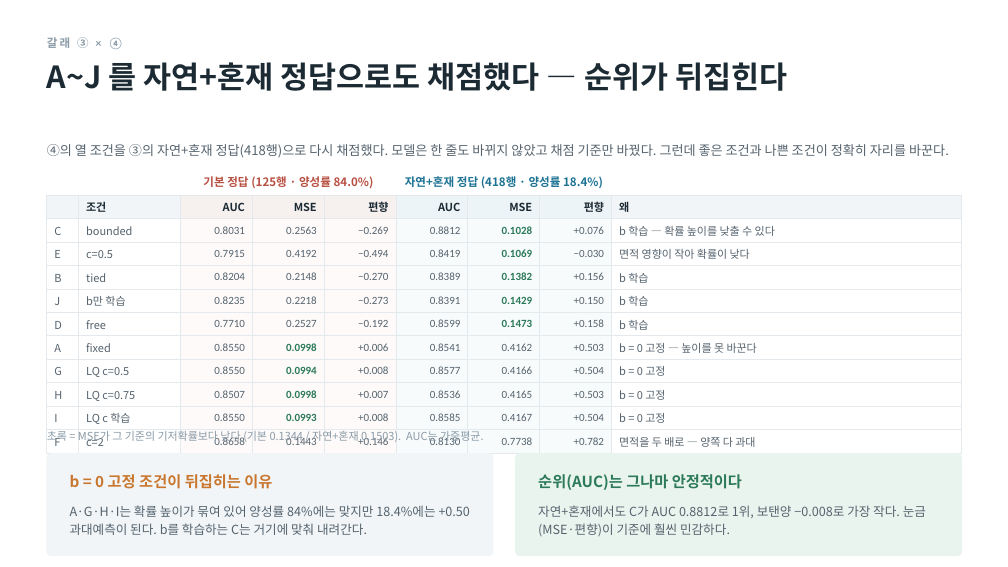
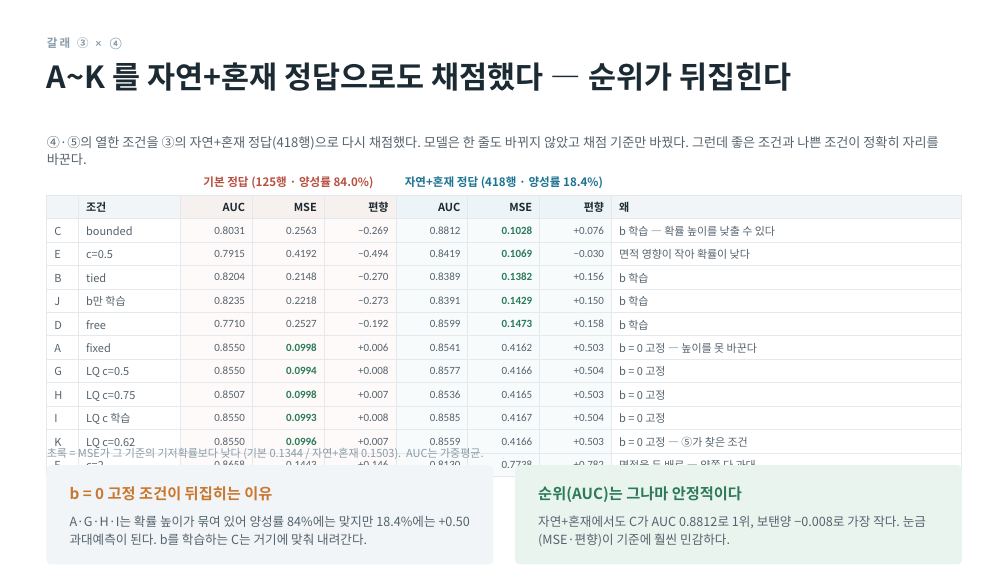
Before and after one commit to minji1217/pilotA-minji, a slide deck: slide 21 of docs/후속실험3_발표.pptx. Drawn at 1008x567 pixels with LibreOffice and Linux fonts; fonts in the diff are those of the drawing. Boxes give left, top, right and bottom in pixels: in the first picture for what was removed or moved away, otherwise in the second. Text is boxed around its words. In the diff, an @@ line names an element or a change of style, - is before the commit and + after.

```diff
--- a/docs/후속실험3_발표.pptx
+++ b/docs/후속실험3_발표.pptx
@@ text at box(47, 62, 791, 91): text changed @@
-A~J 를 자연+혼재 정답으로도 채점했다 — 순위가 뒤집힌다
+A~K 를 자연+혼재 정답으로도 채점했다 — 순위가 뒤집힌다
@@ text at box(47, 136, 939, 165): text changed @@
-④의 열 조건을 ③의 자연+혼재 정답(418행)으로 다시 채점했다. 모델은 한 줄도 바뀌지 않았고 채점 기준만 바꿨다. 그런데 좋은 조건과 나쁜 조건이 정확히 자리를 바꾼다.
+④·⑤의 열한 조건을 ③의 자연+혼재 정답(418행)으로 다시 채점했다. 모델은 한 줄도 바뀌지 않았고 채점 기준만 바꿨다. 그런데 좋은 조건과 나쁜 조건이 정확히 자리를 바꾼다.
@@ table at box(47, 195, 962, 472) @@
+row 11: K | LQ c=0.62 | 0.8550 | 0.0996 | +0.007 | 0.8559 | 0.4166 | +0.503 | b = 0 고정 — ⑤가 찾은 조건
@@ text "초록 = MSE가 그 기준의 ...": place and size @@
-text "초록 = MSE가 그 기준의 ..." at box(47, 431, 483, 445)
+text "초록 = MSE가 그 기준의 ..." at box(47, 445, 483, 459)
@@ rounded rectangle: place and size @@
-rounded rectangle at box(47, 454, 493, 556)
+rounded rectangle at box(47, 466, 493, 564)
@@ rounded rectangle at box(47, 466, 493, 564): proportions changed @@
@@ rounded rectangle at box(516, 466, 962, 564): proportions changed @@
@@ rounded rectangle: place and size @@
-rounded rectangle at box(516, 454, 962, 556)
+rounded rectangle at box(516, 466, 962, 564)
@@ text "b = 0 고정 조건이 ...": place and size @@
-text "b = 0 고정 조건이 ..." at box(70, 474, 272, 489)
+text "b = 0 고정 조건이 ..." at box(70, 486, 272, 501)
@@ text "순위(AUC)는 그나마 안정적이다": place and size @@
-text "순위(AUC)는 그나마 안정적이다" at box(538, 474, 742, 490)
+text "순위(AUC)는 그나마 안정적이다" at box(538, 486, 742, 502)
@@ text "A·G·H·I는 확률 높이가 묶여 있어 ...": place and size @@
-text "A·G·H·I는 확률 높이가 묶여 있어 ..." at box(70, 505, 470, 535)
+text "A·G·H·I는 확률 높이가 묶여 있어 ..." at box(70, 515, 470, 545)
@@ text "자연+혼재에서도 C가 AUC 0.8812로 1위, ...": place and size @@
-text "자연+혼재에서도 C가 AUC 0.8812로 1위, ..." at box(538, 505, 926, 536)
+text "자연+혼재에서도 C가 AUC 0.8812로 1위, ..." at box(538, 515, 926, 546)
```
Also in this commit, not shown: 1 other slide changed, 5 other files.
